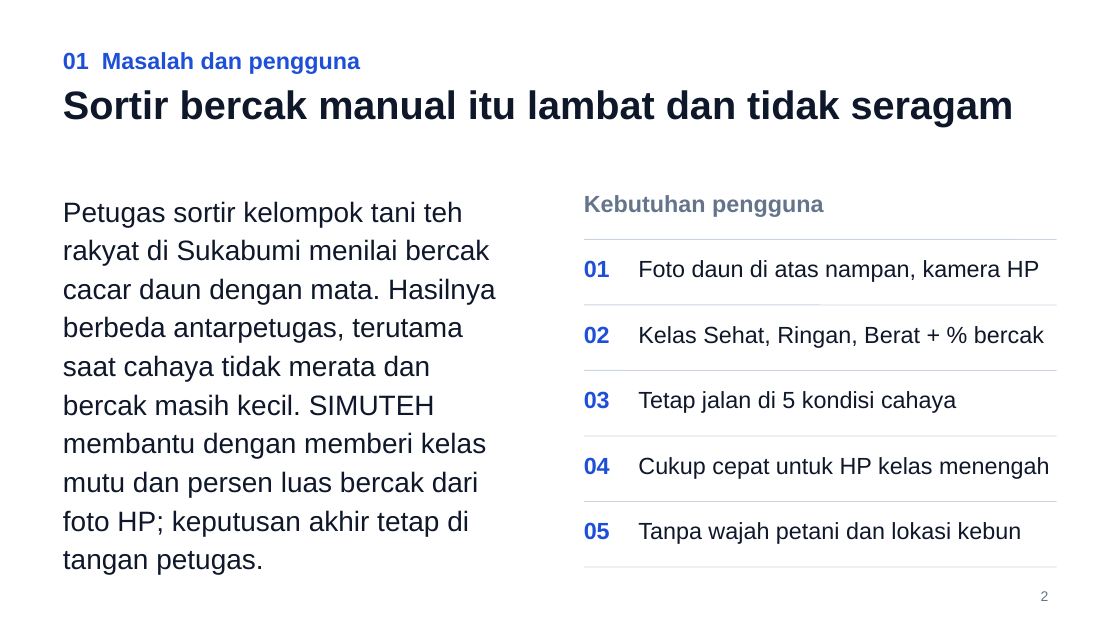
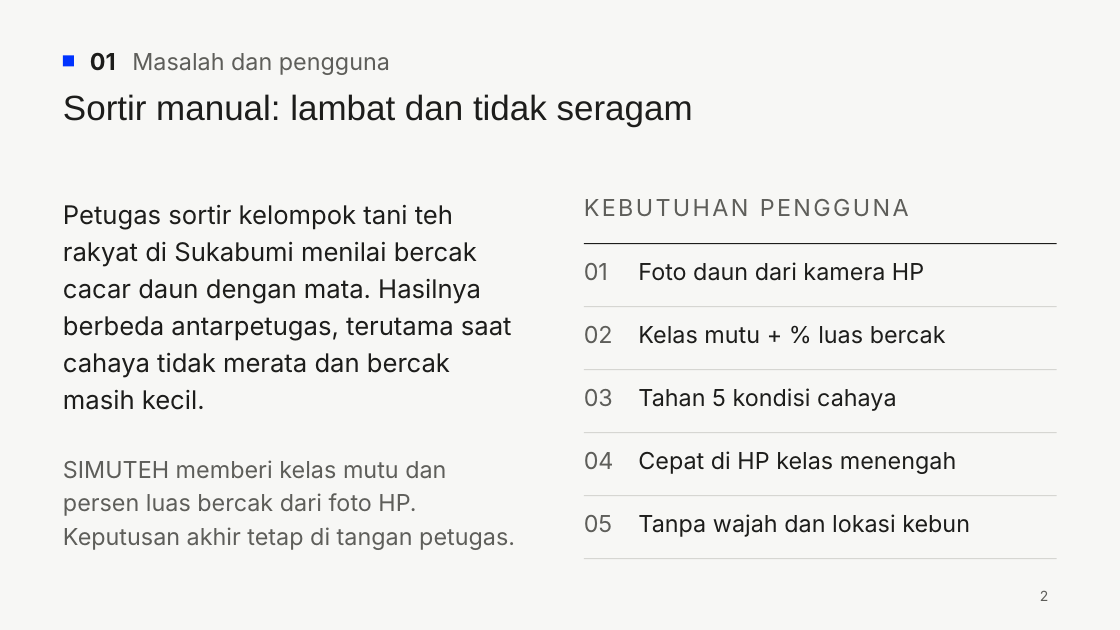
Before and after one commit to primappratama/simuteh-2330511022, a slide deck: slide 2 of laporan/Slide_EvalP1-4_2330511022.pptx. Drawn at 1120x630 pixels with LibreOffice and Linux fonts; fonts in the diff are those of the drawing. Boxes give left, top, right and bottom in pixels: in the first picture for what was removed or moved away, otherwise in the second. Text is boxed around its words. In the diff, an @@ line names an element or a change of style, - is before the commit and + after.

```diff
--- a/laporan/Slide_EvalP1-4_2330511022.pptx
+++ b/laporan/Slide_EvalP1-4_2330511022.pptx
@@ background #FFFFFF to #F7F7F5 @@
@@ rectangle added at (63, 55, 74, 66), fill #0033FF @@
@@ text "01 Masalah dan pengguna": place and size @@
-text "01 Masalah dan pengguna" at (63, 52, 361, 74)
+text "01 Masalah dan pengguna" at (90, 53, 390, 75)
@@ text "01 Masalah dan pengguna" at (90, 53, 390, 75): font Arial to Inter, text colour #1E4FD8 to #5E5E5A, bold off; text colour #1E4FD8 to #1D1D1B in "01"; vertical alignment top to middle @@
@@ title at (63, 94, 693, 127): text changed; size 34 to 30 pt; text colour #0F172A to #1D1D1B; bold off @@
-Sortir bercak manual itu lambat dan tidak seragam
+Sortir manual: lambat dan tidak seragam
@@ text at (63, 205, 512, 410): text changed; size 24 to 22 pt; font Arial to Inter; text colour #0F172A to #1D1D1B @@
-Petugas sortir kelompok tani teh rakyat di Sukabumi menilai bercak cacar daun dengan mata. Hasilnya berbeda antarpetugas, terutama saat cahaya tidak merata dan bercak masih kecil. SIMUTEH membantu dengan memberi kelas mutu dan persen luas bercak dari foto HP; keputusan akhir tetap di tangan petugas.
+Petugas sortir kelompok tani teh rakyat di Sukabumi menilai bercak cacar daun dengan mata. Hasilnya berbeda antarpetugas, terutama saat cahaya tidak merata dan bercak masih kecil.
@@ text at (584, 199, 909, 216): text changed; font Arial to Inter; text colour #64748B to #5E5E5A; bold off @@
-Kebutuhan pengguna
+KEBUTUHAN PENGGUNA
@@ line moved from (584, 239) - (1057, 239) to (584, 244) - (1057, 244) @@
@@ line (584, 244) - (1057, 244): stroke #CBD5E1 0.75 pt to #1D1D1B 0.75 pt @@
@@ text at (638, 262, 924, 281): text changed; font Arial to Inter; text colour #0F172A to #1D1D1B @@
-Foto daun di atas nampan, kamera HP
+Foto daun dari kamera HP
@@ line (584, 307) - (1057, 307): stroke #CBD5E1 0.75 pt to #D6D6D2 0.75 pt @@
@@ text at (638, 326, 946, 344): text changed; font Arial to Inter; text colour #0F172A to #1D1D1B @@
-Kelas Sehat, Ringan, Berat + % bercak
+Kelas mutu + % luas bercak
@@ line (584, 370) - (1057, 370): stroke #CBD5E1 0.75 pt to #D6D6D2 0.75 pt @@
@@ text at (638, 388, 896, 411): text changed; font Arial to Inter; text colour #0F172A to #1D1D1B @@
-Tetap jalan di 5 kondisi cahaya
+Tahan 5 kondisi cahaya
@@ line moved from (584, 436) - (1057, 436) to (584, 433) - (1057, 433) @@
@@ line (584, 433) - (1057, 433): stroke #CBD5E1 0.75 pt to #D6D6D2 0.75 pt @@
@@ text added at (63, 460, 515, 550), 20 pt, text #5E5E5A @@
+SIMUTEH memberi kelas mutu dan persen luas bercak dari foto HP. Keputusan akhir tetap di tangan petugas.
@@ text at (638, 451, 957, 474): text changed; font Arial to Inter; text colour #0F172A to #1D1D1B @@
-Cukup cepat untuk HP kelas menengah
+Cepat di HP kelas menengah
@@ font Arial to Inter, text colour #1E4FD8 to #5E5E5A, bold off in 5 elements at (584, 326, 613, 343), (584, 263, 608, 280), (584, 389, 613, 406), (584, 452, 614, 469), (584, 515, 613, 532) @@
@@ text "05": place and size @@
-text "05" at (584, 522, 610, 540)
+text "05" at (584, 515, 613, 532)
@@ line moved from (584, 502) - (1057, 502) to (584, 496) - (1057, 496) @@
@@ line (584, 496) - (1057, 496): stroke #CBD5E1 0.75 pt to #D6D6D2 0.75 pt @@
@@ text at (638, 514, 970, 537): text changed; font Arial to Inter; text colour #0F172A to #1D1D1B @@
-Tanpa wajah petani dan lokasi kebun
+Tanpa wajah dan lokasi kebun
@@ line moved from (584, 567) - (1057, 567) to (584, 559) - (1057, 559) @@
@@ line (584, 559) - (1057, 559): stroke #CBD5E1 0.75 pt to #D6D6D2 0.75 pt @@
@@ page number at (1040, 591, 1049, 601): font Arial to Inter, text colour #64748B to #5E5E5A @@
```
Also in this commit, not shown: 11 other slides changed, 3 other files.
